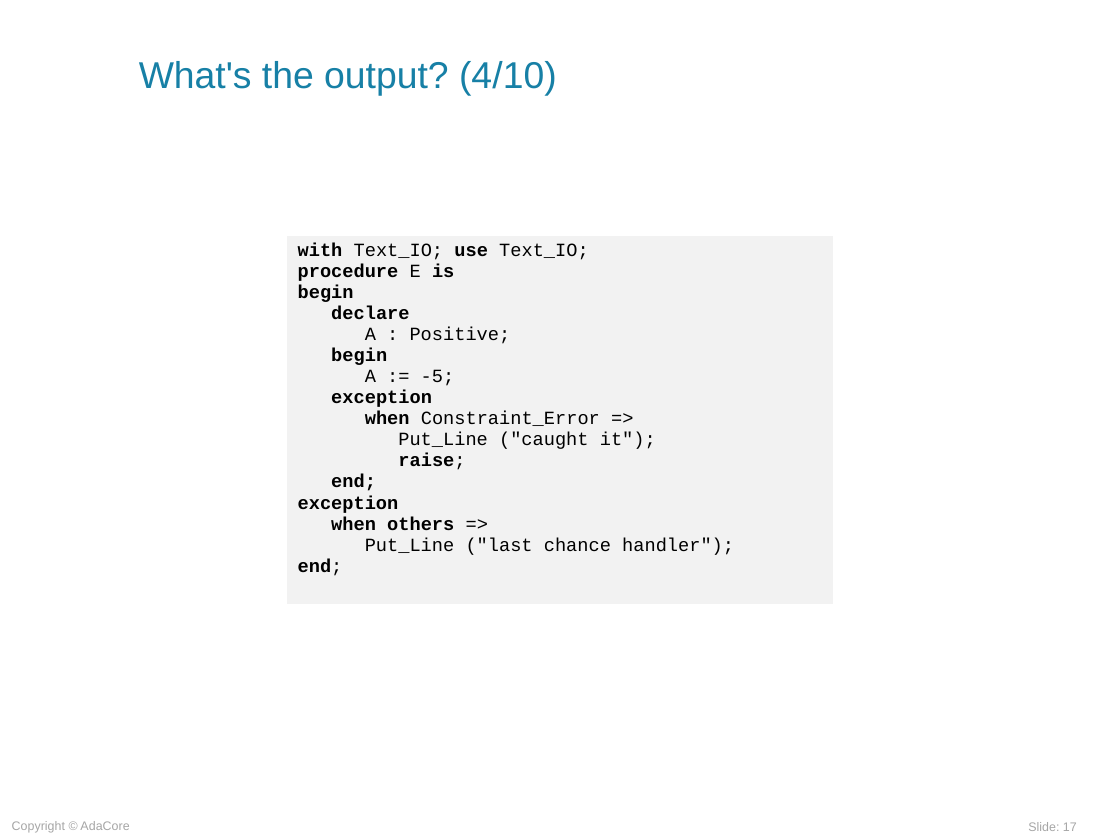
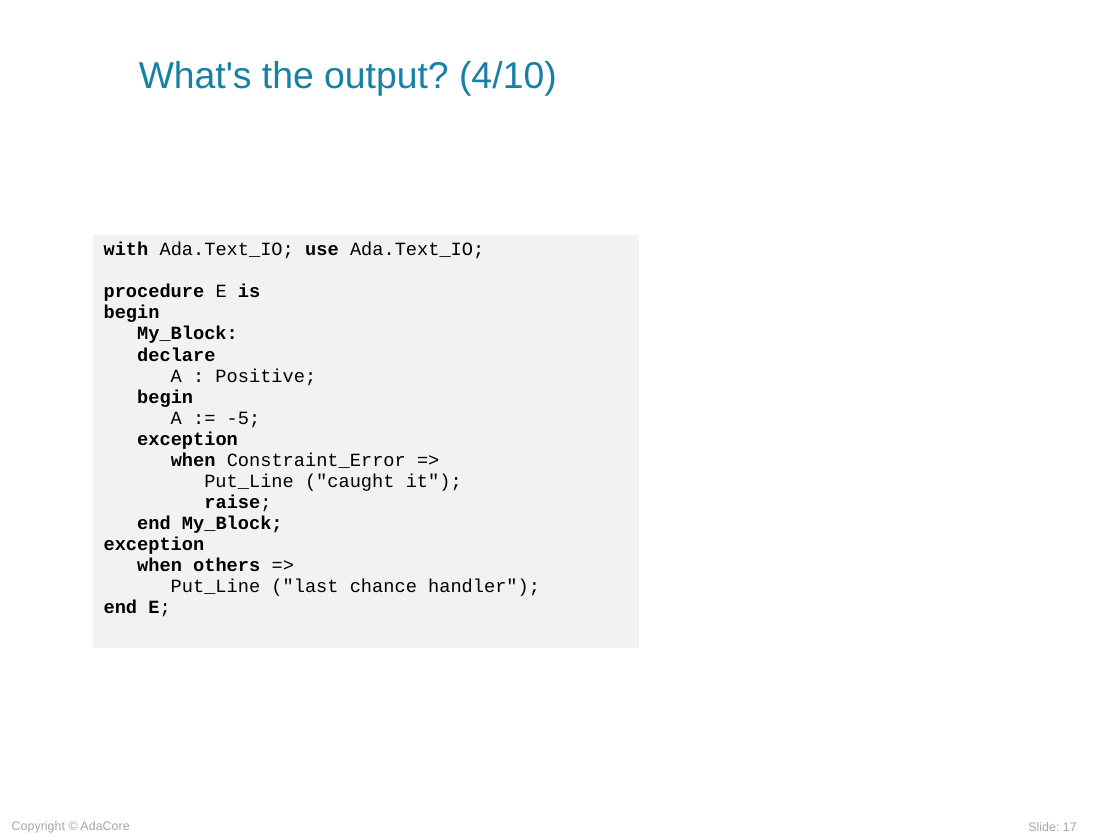
Before and after one commit to AdaCoreU/Courses, a slide deck: slide 17 of lectures/03_Programming_in_the_Large/01_Exceptions/slides/Exceptions.ppt. Drawn at 1120x840 pixels with LibreOffice and Linux fonts; fonts in the diff are those of the drawing; background and template pictures are left out. Boxes give left, top, right and bottom in pixels: in the first picture for what was removed or moved away, otherwise in the second. Text is boxed around its words. In the diff, an @@ line names an element or a change of style, - is before the commit and + after.

Commit message:
Updated English Exceptions Lecture
Updated English Exceptions Lecture

```diff
--- a/lectures/03_Programming_in_the_Large/01_Exceptions/slides/Exceptions.ppt
+++ b/lectures/03_Programming_in_the_Large/01_Exceptions/slides/Exceptions.ppt
@@ table at (93,235,640,650) @@
@@ row 1, column 1: "with Text_IO; use Text_IO; / procedure E is / begin / declare / A : Positive; / begin / A := -5; / exception / when Constraint_Error => / Put_Line ("caught it"); / raise; / end; / exception / when others => / Put_Line ("last chance handler"); / end;" to "with Ada.Text_IO; use Ada.Text_IO; / procedure E is / begin / My_Block: / declare / A : Positive; / begin / A := -5; / exception / when Constraint_Error => / Put_Line ("caught it"); / raise; / end My_Block; / exception / when others => / Put_Line ("last chance handler"); / end E;" @@
@@ table: place and size @@
-table at (287,235,833,605)
+table at (93,235,640,650)
```
Also in this commit, not shown: 26 other slides changed, 1 slide added, 1 other file.
